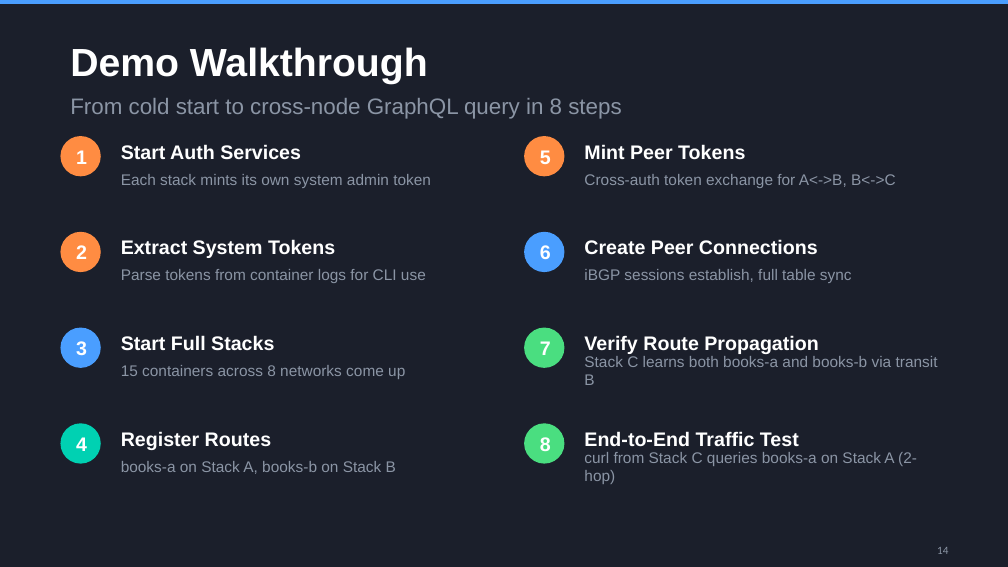
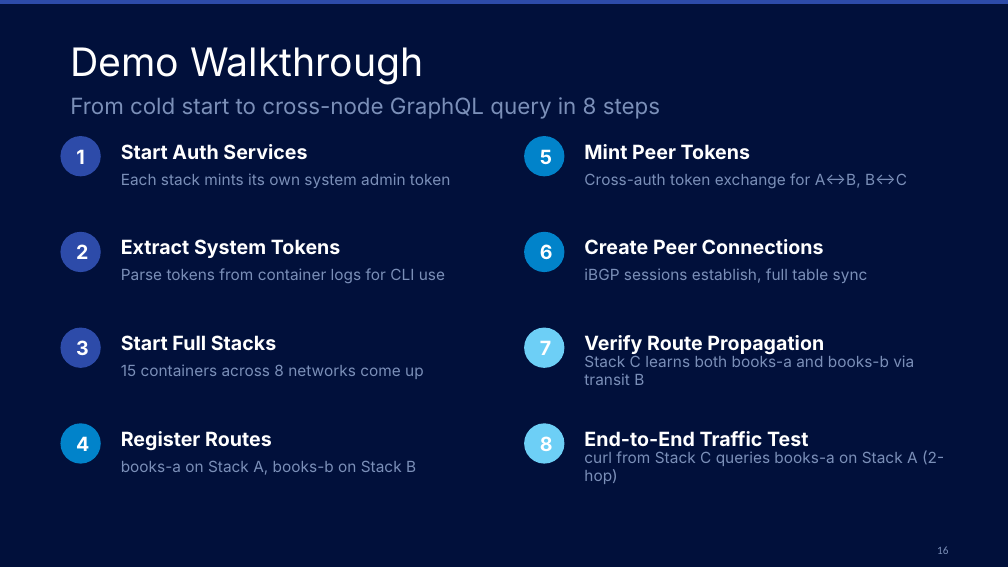
Before and after one commit to orbisoperations/catalyst-router, a slide deck: slide 16 of docker-compose/catalyst-router-deck.pptx (slide 14 before the commit). Drawn at 1008x567 pixels with LibreOffice and Linux fonts; fonts in the diff are those of the drawing. Boxes give left, top, right and bottom in pixels: in the first picture for what was removed or moved away, otherwise in the second. Text is boxed around its words. In the diff, an @@ line names an element or a change of style, - is before the commit and + after.

```diff
--- a/docker-compose/catalyst-router-deck.pptx
+++ b/docker-compose/catalyst-router-deck.pptx
@@ background #1B1F2B to #01103B @@
@@ rectangle at (0,0,1008,4): fill #4A9EFF to #2D4BA9 @@
@@ text "Demo Walkthrough" at (70,47,423,84): font Arial to Inter, bold off @@
@@ rounded rectangle "1" at (60,136,101,176): font Arial to Inter; fill #FF8C42 to #2D4BA9 @@
@@ rounded rectangle "5" at (524,136,564,176): font Arial to Inter; fill #FF8C42 to #0183CA @@
@@ rounded rectangle "2" at (60,232,101,272): font Arial to Inter; fill #FF8C42 to #2D4BA9 @@
@@ rounded rectangle "6" at (524,232,564,272): font Arial to Inter; fill #4A9EFF to #0183CA @@
@@ rounded rectangle "3" at (60,328,101,368): font Arial to Inter; fill #4A9EFF to #2D4BA9 @@
@@ rounded rectangle "7" at (524,328,564,368): font Arial to Inter; fill #4ADE80 to #6DCFF6 @@
@@ rounded rectangle "4" at (60,423,101,464): font Arial to Inter; fill #00D1B2 to #0183CA @@
@@ rounded rectangle "8" at (524,423,564,464): font Arial to Inter; fill #4ADE80 to #6DCFF6 @@
@@ font Arial to Inter in 8 elements at (121,144,307,160), (121,239,341,258), (121,335,276,351), (121,431,272,451), (584,144,750,160), (584,239,824,255), (584,335,824,355), (584,431,808,447) @@
@@ font Arial to Inter, text colour #8B95A5 to #7B8FB8 in 9 elements at (70,97,660,119), (121,173,450,188), (121,268,445,283), (121,364,424,379), (121,461,416,475), (584,173,907,188), (584,268,868,283), (584,353,914,385), (584,450,944,484) @@
@@ page number at (937,546,948,554): text changed; text colour #8B95A5 to #7B8FB8 @@
-14
+16
```
Also in this commit, not shown: 15 other slides changed, 2 slides added, 1 other file.
